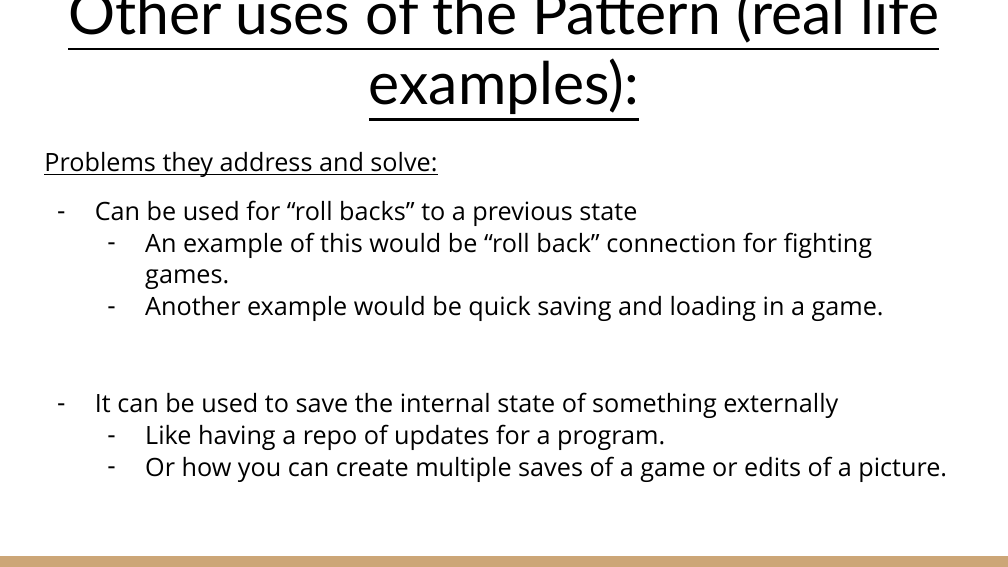
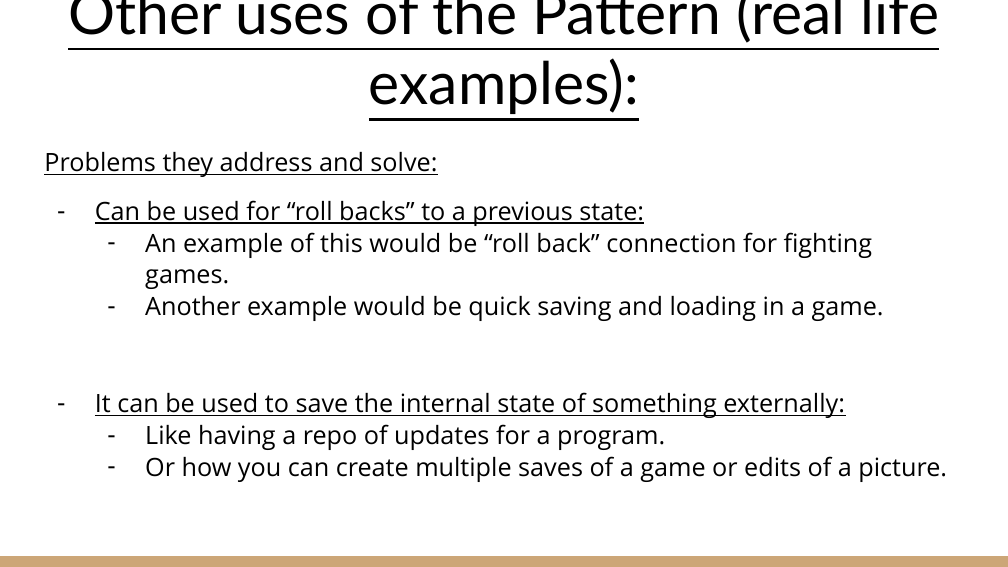
Before and after one commit to mcglastont/mementoPattern-presentation-mcglaston-dsouza, a slide deck: slide 5 of SE 2811-031 Section 031.pptx (slide 4 before the commit). Drawn at 1008x567 pixels with LibreOffice and Linux fonts; fonts in the diff are those of the drawing. Boxes give left, top, right and bottom in pixels: in the first picture for what was removed or moved away, otherwise in the second. Text is boxed around its words. In the diff, an @@ line names an element or a change of style, - is before the commit and + after.

```diff
--- a/SE 2811-031 Section 031.pptx
+++ b/SE 2811-031 Section 031.pptx
@@ text at <box>95,200,644,226</box>: text changed @@
-– Can be used for “roll backs” to a previous state
+– Can be used for “roll backs” to a previous state:
@@ text at <box>95,392,845,418</box>: text changed @@
-– It can be used to save the internal state of something externally
+– It can be used to save the internal state of something externally:
```
Also in this commit, not shown: 5 other slides changed, 2 slides added.
